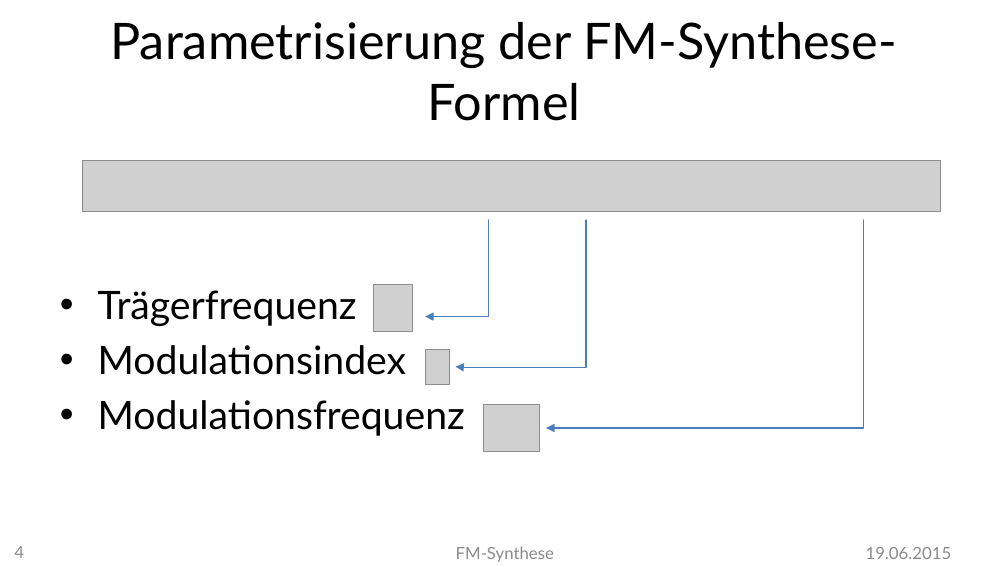
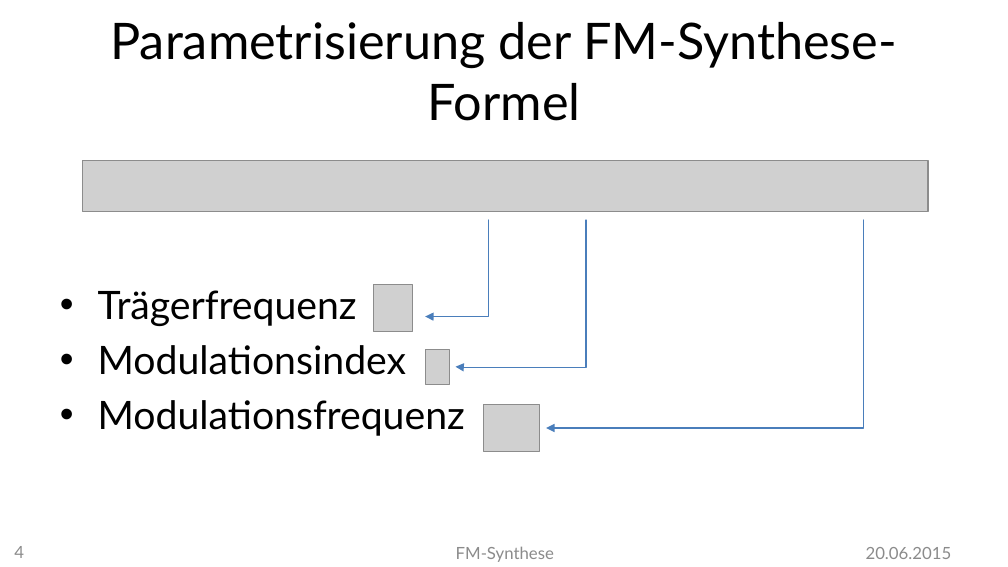
Before and after one commit to MBulli/VSeminar, a slide deck: slide 4 of Praesentation/FMSynthese-Gary.pptx. Drawn at 1008x567 pixels with LibreOffice and Linux fonts; fonts in the diff are those of the drawing; grey boxes stand for pictures; background and template pictures are left out. Boxes give left, top, right and bottom in pixels: in the first picture for what was removed or moved away, otherwise in the second. Text is boxed around its words. In the diff, an @@ line names an element or a change of style, - is before the commit and + after.

```diff
--- a/Praesentation/FMSynthese-Gary.pptx
+++ b/Praesentation/FMSynthese-Gary.pptx
@@ picture resized from (x1=83, y1=161, x2=940, y2=213) to (x1=83, y1=161, x2=928, y2=213) @@
@@ text at (x1=866, y1=547, x2=952, y2=559): text changed @@
-19.06.2015
+20.06.2015
```
Also in this commit, not shown: 20 other slides changed, 1 slide added, 17 other files.
